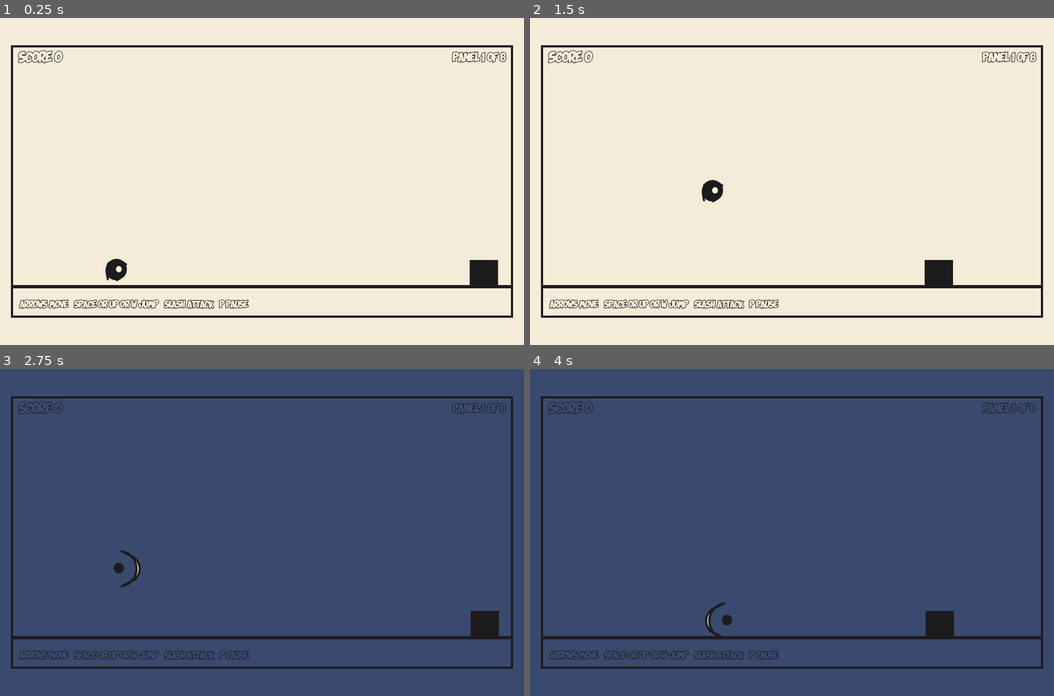
Above: before the commit, frames 1-4 (two rows, left to right).
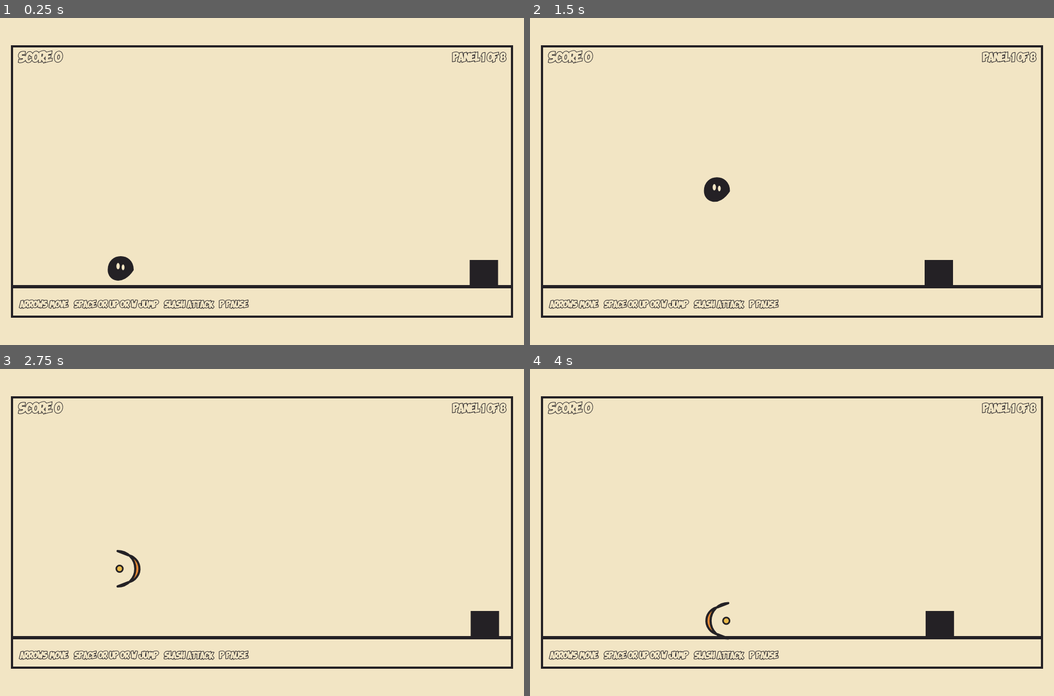
Above: after the commit, the same moments.

Repository: rfrondorf12/ai-girlies-jam-game
Game: browser game, page index.html
The game is run twice, just before and just after one commit, with the same random seed, the same clock (stepped at 60 frames per second) and the same inputs.
Inputs:
- Up to frame 1 (0.25 s): no input
- Up to frame 2 (1.5 s): hold Right from 1.03 s (still down); tap Space at 1.1 s
- Up to frame 3 (2.75 s): release Right at 1.53 s; hold Down 1.58-1.85 s; tap Space at 1.6, 2.1, 2.6 s; hold Left 1.9-2.47 s; tap R at 2.52 s; hold Up from 2.52 s (still down)
- Up to frame 4 (4 s): release Up at 2.82 s; hold Right 2.87-3.53 s; tap Space at 3.1, 3.6 s; hold Up 3.58-3.82 s; hold Left from 3.87 s (still down)

The runs differ from the first frame. In frame 1, 0.2% of the frame differs, in the area x 20-26%, y 72-81%; in frame 2, 0.2%; in frame 3, 96%; in frame 4, 96%, in the area x 0-100%, y 0-100%.

Commit message:
m4-look: reference-accurate Lucid Ink costumes and palette
Co-Authored-By: Claude Code <noreply@anthropic.com>

Diff:
--- a/main.js
+++ b/main.js
@@ -520,33 +520,72 @@
 
 function drawPlayerShape(w, h) {
   if (world === 0) {
-    // Print Shop: an uneven black ink drop, point forward.
-    roundedPath([
-      { x: -w * 0.35, y: -h },
-      { x: w * 0.55, y: -h * 0.5 },
-      { x: -w * 0.45, y: 0 },
-      { x: -w * 0.55, y: -h * 0.5 },
-    ], Math.min(w, h) * 0.38);
+    // Print Shop: Inky — a black teardrop with the point facing forward.
+    const cy = -h / 2;
+    ctx.beginPath();
+    ctx.moveTo(w * 0.5, cy);
+    ctx.bezierCurveTo(w * 0.5, cy - h * 0.55, -w * 0.45, cy - h * 0.55, -w * 0.45, cy);
+    ctx.bezierCurveTo(-w * 0.45, cy + h * 0.35, w * 0.1, cy + h * 0.5, w * 0.5, cy);
+    ctx.closePath();
   } else if (world === 1) {
-    // Garden: a wiggly pink worm loop.
-    const r = Math.min(w, h) * 0.28;
+    // Garden: Squiggle — a red wavy worm ribbon.
+    const topY = -h * 0.75;
+    const botY = -h * 0.25;
+    const amp = h * 0.18;
+    const seg = 24;
     ctx.beginPath();
-    ctx.moveTo(-w * 0.45, -h * 0.7);
-    ctx.quadraticCurveTo(-w * 0.1, -h * 1.05, w * 0.25, -h * 0.7);
-    ctx.quadraticCurveTo(w * 0.55, -h * 0.45, w * 0.35, -h * 0.2);
-    ctx.quadraticCurveTo(w * 0.1, 0.05, -w * 0.25, -h * 0.25);
-    ctx.quadraticCurveTo(-w * 0.55, -h * 0.45, -w * 0.45, -h * 0.7);
+    for (let i = 0; i <= seg; i++) {
+      const t = i / seg;
+      const x = -w * 0.5 + t * w;
+      const y = topY + Math.sin(t * Math.PI * 3) * amp;
+      if (i === 0) ctx.moveTo(x, y); else ctx.lineTo(x, y);
+    }
+    for (let i = seg; i >= 0; i--) {
+      const t = i / seg;
+      const x = -w * 0.5 + t * w;
+      const y = botY + Math.sin(t * Math.PI * 3) * amp;
+      ctx.lineTo(x, y);
+    }
     ctx.closePath();
   } else {
-    // Midnight: a crescent moon pointing forward.
+    // Midnight: Crescent — an orange crescent moon opening forward.
     const cy = -h / 2;
     const r = h * 0.58;
-    const outerX = -w * 0.05;
-    const innerX = outerX + w * 0.28;
+    const outerX = -w * 0.1;
+    const innerX = outerX + w * 0.32;
     ctx.beginPath();
-    ctx.arc(outerX, cy, r, -Math.PI * 0.45, Math.PI * 0.45);
-    ctx.arc(innerX, cy, r * 0.78, Math.PI * 0.4, -Math.PI * 0.4, true);
+    ctx.arc(outerX, cy, r, -Math.PI * 0.5, Math.PI * 0.5);
+    ctx.arc(innerX, cy, r * 0.78, Math.PI * 0.45, -Math.PI * 0.45, true);
     ctx.closePath();
+  }
+}
+
+function drawPlayerEyes(w, h) {
+  ctx.fillStyle = WORLD_PLAYER_EYE[world];
+  ctx.strokeStyle = COLOR_INK;
+  ctx.lineWidth = OUTLINE_WIDTH * 0.75;
+  if (world === 0) {
+    // Inky: two cream eye holes near the top of the drop.
+    ctx.beginPath();
+    ctx.ellipse(-w * 0.08, -h * 0.62, w * 0.1, h * 0.13, 0, 0, Math.PI * 2);
+    ctx.fill();
+    ctx.stroke();
+    ctx.beginPath();
+    ctx.ellipse(w * 0.12, -h * 0.58, w * 0.09, h * 0.12, 0, 0, Math.PI * 2);
+    ctx.fill();
+    ctx.stroke();
+  } else if (world === 1) {
+    // Squiggle: one big cream eye at the front of the worm.
+    ctx.beginPath();
+    ctx.ellipse(w * 0.28, -h * 0.48, w * 0.14, h * 0.18, 0, 0, Math.PI * 2);
+    ctx.fill();
+    ctx.stroke();
+  } else {
+    // Crescent: one yellow eye sitting inside the moon bowl.
+    ctx.beginPath();
+    ctx.arc(-w * 0.02, -h * 0.5, w * 0.13, 0, Math.PI * 2);
+    ctx.fill();
+    ctx.stroke();
   }
 }
 
@@ -565,12 +604,7 @@
   ctx.fill();
   ctx.stroke();
 
-  // One big oval eye in the world-specific eye colour.
-  ctx.beginPath();
-  ctx.ellipse(w * EYE_OFFSET_X, h * EYE_OFFSET_Y, w * EYE_RADIUS_X, h * EYE_RADIUS_Y, 0, 0, Math.PI * 2);
-  ctx.fillStyle = WORLD_PLAYER_EYE[world];
-  ctx.fill();
-  ctx.stroke();
+  drawPlayerEyes(w, h);
   ctx.restore();
 }
 
--- a/tuning.js
+++ b/tuning.js
@@ -110,18 +110,19 @@
 export const SFX_GAMEOVER_DURATION = 0.6;    // length of the descending tone in seconds
 export const SFX_GAMEOVER_BASE_FREQ = 440;   // Hz the game-over tone starts at, sliding down from there
 
-// --- Colours ---
+// --- Colours (from the Lucid Ink visual-system reference) ---
 export const COLOR_DEATH = '#C4342A';       // hero's body and banner ink once the run has ended
-export const COLOR_PAPER = '#F4EBD9';       // warm newsprint page
-export const COLOR_INK = '#1E1B1E';         // comic ink outline
-export const COLOR_PLAYER = '#E94B35';      // the hero's red body
-export const COLOR_EYE = '#FFF4D2';         // the hero's cream eye and monster hit flash
-export const COLOR_MONSTER = '#1E1B1E';     // ground-crawling ink rectangle
-export const COLOR_GROUND = '#1E1B1E';      // ground line ink
+export const COLOR_PAPER = '#F2E5C4';       // aged cream paper
+export const COLOR_INK = '#242125';         // almost-black ink outline
+export const COLOR_PLAYER = '#E94B35';      // the hero's vermilion body
+export const COLOR_EYE = '#F2E5C4';         // the hero's aged-cream eye and monster hit flash
+export const COLOR_MONSTER = '#242125';     // ground-crawling ink rectangle
+export const COLOR_GROUND = '#242125';      // ground line ink
 
 // --- Worlds / player costumes ---
-// 0 = Print Shop (black ink drop), 1 = Garden (pink worm), 2 = Midnight (pale crescent)
+// World themes from SCOPE map to reference roster shapes:
+// 0 = Print Shop / Ink Drop ("Inky"), 1 = Garden / Worm ("Squiggle"), 2 = Midnight / Crescent Moon
 export const WORLD_COUNT = 3;
-export const WORLD_PAPER = ['#F4EBD9', '#EBD9C8', '#3A4A6E']; // warm newsprint, garden soil, midnight slate
-export const WORLD_PLAYER_FILL = ['#1E1B1E', '#E88B9A', '#FFF4D2'];
-export const WORLD_PLAYER_EYE = ['#FFF4D2', '#FFF4D2', '#1E1B1E'];
+export const WORLD_PAPER = ['#F2E5C4', '#F2E5C4', '#F2E5C4']; // keep aged-cream paper across worlds
+export const WORLD_PLAYER_FILL = ['#242125', '#E94B35', '#E98B35'];
+export const WORLD_PLAYER_EYE = ['#F2E5C4', '#F2E5C4', '#E9B949'];
Not shown, added: context/context/BUILD-PLAN.md
Not shown, added: context/context/CONCEPT.md
Not shown, added: context/context/LOOK.md
Not shown, added: context/context/MECHANIC.md
Not shown, added: context/context/SCOPE.md
Not shown, added: context/context/STARTERS.md
Not shown, added: context/context/brainstorming.md
